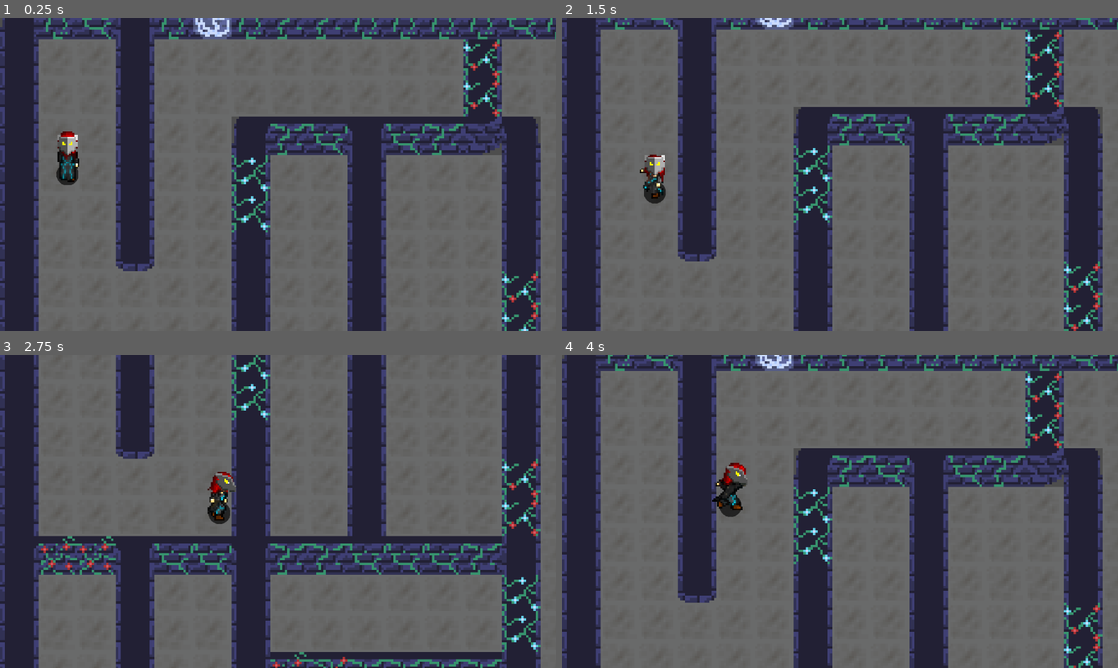
Above: before the commit, frames 1-4 (two rows, left to right).
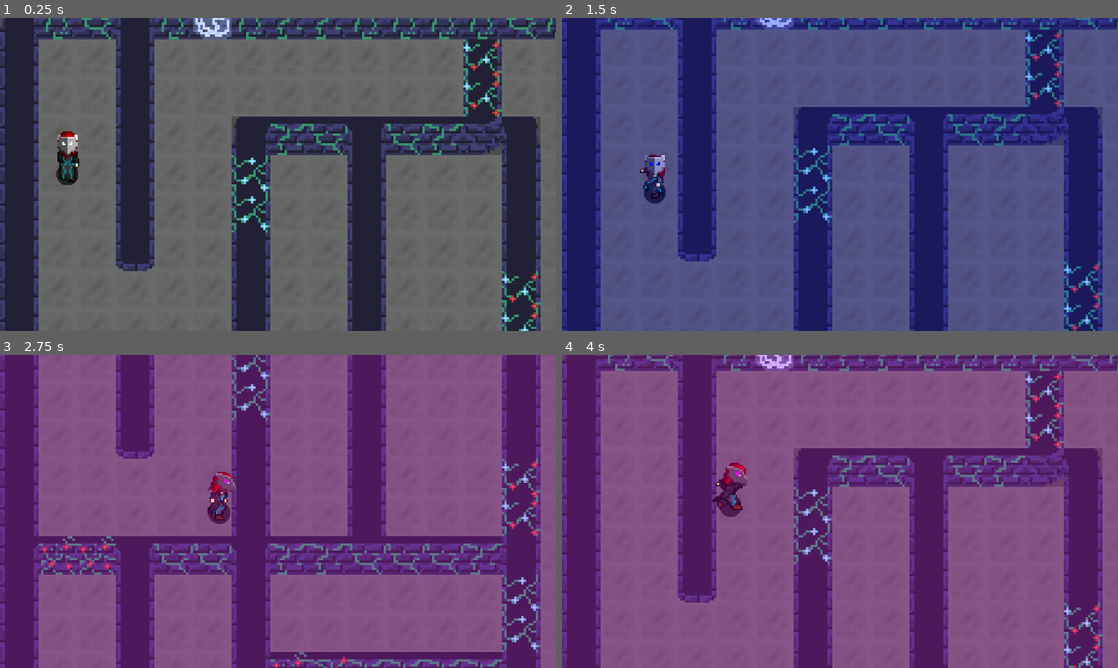
Above: after the commit, the same moments.

Repository: tulltoll/Maze-Runner
Game: Godot game, scene res://Scenes/mainscene.tscn
Two runs of this game, one before a commit and one after it. Both use one fixed random seed, a clock stepped at 60 frames per second and the inputs below.
Inputs:
- Up to frame 1 (0.25 s): no input
- Up to frame 2 (1.5 s): tap Enter at 0.5 s; hold D (Player_right) 0.53-1.28 s; tap 2 (blue_mask) at 0.6 s; tap 1 (red_mask) at 0.8, 1.35 s; hold S (Player_down) from 1.28 s (still down)
- Up to frame 3 (2.75 s): tap 2 (blue_mask) at 1.55, 2.1 s; release S (Player_down) at 2.03 s; hold D (Player_right) from 2.03 s (still down); tap 1 (red_mask) at 2.3 s
- Up to frame 4 (4 s): release D (Player_right) at 2.78 s; hold W (Player_up) 2.78-3.53 s; tap 1 (red_mask) at 2.85, 3.8 s; tap 2 (blue_mask) at 3.05, 3.6 s; hold A (Player_left) from 3.53 s (still down)

The runs differ from the first frame. In frame 1, less than 0.1% of the frame differs, in the area x 11-13%, y 39-41%; in frame 2, 100%; in frame 3, 100%, in the area x 0-100%, y 0-100%; in frame 4, 100%.

Commit message:
Fungerende filter og øyefarge skifte
Nå endrer øynene i masken og skjermen farge når man endrer maske

Diff:
--- a/maze-runner/Scenes/ui.tscn
+++ b/maze-runner/Scenes/ui.tscn
@@ -2,7 +2,9 @@
 
 [ext_resource type="Script" uid="uid://bic3abrm3stad" path="res://Scripts/UI.gd" id="1_jxero"]
 
-[node name="UI" type="Control" unique_id=427984612]
+[node name="CanvasLayer" type="CanvasLayer" unique_id=1725526607]
+
+[node name="UI" type="Control" parent="." unique_id=427984612]
 z_index = 2
 layout_mode = 3
 anchors_preset = 15
@@ -12,11 +14,11 @@
 grow_vertical = 2
 script = ExtResource("1_jxero")
 
-[node name="ColorRect" type="ColorRect" parent="." unique_id=1908736646]
+[node name="ColorRect" type="ColorRect" parent="UI" unique_id=1908736646]
 layout_mode = 1
 anchors_preset = 15
 anchor_right = 1.0
 anchor_bottom = 1.0
 grow_horizontal = 2
 grow_vertical = 2
-color = Color(1, 1, 1, 0)
+color = Color(0, 1, 1, 0)
--- a/maze-runner/Scripts/UI.gd
+++ b/maze-runner/Scripts/UI.gd
@@ -6,7 +6,7 @@
 	SignalBus.mask_change.connect(Change_Signal)
 
 func Change_Signal():
-	print("test3")
+	print(SignalBus.red_mask_on, SignalBus.blue_mask_on)
 	if !SignalBus.red_mask_on and SignalBus.blue_mask_on:
 		print("test")
 		color_filter.color = Color(0,0,1,0.2)
@@ -15,6 +15,6 @@
 	elif SignalBus.red_mask_on and SignalBus.blue_mask_on:
 			color_filter.color = Color(1,0,1,0.2)
 	else:
-		color_filter.modulate = Color(0,0,0,0)
+		color_filter.color = Color(0,0,0,0)
 		print("test1")
 	print(color_filter.color)
--- a/maze-runner/Scripts/player.gd
+++ b/maze-runner/Scripts/player.gd
@@ -153,12 +153,17 @@
 			player_sprite.flip_h = false
 			player_animation.current_animation = player_animation_type_string + "_up"
 	#endring av maske
-	if Input.is_action_just_pressed("blue_mask"):
+	if Input.is_action_just_pressed("blue_mask") and !Input.is_action_just_pressed("red_mask"):
 		blue_mask_is_on = !blue_mask_is_on
 		print("blue", red_mask_is_on)
 		Change_Collision()
-	if Input.is_action_just_pressed("red_mask"):
+	elif Input.is_action_just_pressed("red_mask") and !Input.is_action_just_pressed("blue_mask"):
 		red_mask_is_on = !red_mask_is_on
+		print("red", red_mask_is_on)
+		Change_Collision()
+	elif Input.is_action_just_pressed("red_mask") and Input.is_action_just_pressed("blue_mask"):
+		red_mask_is_on = !red_mask_is_on
+		blue_mask_is_on = !blue_mask_is_on
 		print("red", red_mask_is_on)
 		Change_Collision()
 
@@ -168,12 +173,16 @@
 	SignalBus.mask_change.emit()
 	if !blue_mask_is_on and !red_mask_is_on:
 		set_collision_mask_value(collision_variants["white"], false)
+		mask_eye_color.modulate = Color(1,1,1)
 	elif blue_mask_is_on and !red_mask_is_on:
 		set_collision_mask_value(collision_variants["blue"], false)
+		mask_eye_color.modulate = Color(0,0,1)
 	elif red_mask_is_on and !blue_mask_is_on:
 		set_collision_mask_value(collision_variants["red"], false)
+		mask_eye_color.modulate = Color(1,0,0)
 	elif red_mask_is_on and blue_mask_is_on:
 		set_collision_mask_value(collision_variants["purple"], false)
+		mask_eye_color.modulate = Color(1,0,1)
 	SignalBus.mask_change.emit(blue_mask_is_on, red_mask_is_on)
 	print(collision_mask)
 
--- a/maze-runner/Scripts/signal_bus.gd
+++ b/maze-runner/Scripts/signal_bus.gd
@@ -6,7 +6,10 @@
 var red_mask_on = false
 
 func _process(delta: float) -> void:
-	if Input.is_action_just_pressed("blue_mask"):
+	if Input.is_action_just_pressed("blue_mask") and !Input.is_action_just_pressed("red_mask"):
 		blue_mask_on = !blue_mask_on
-	if Input.is_action_just_pressed("red_mask"):
+	elif Input.is_action_just_pressed("red_mask") and !Input.is_action_just_pressed("blue_mask"):
 		red_mask_on = !red_mask_on
+	elif Input.is_action_just_pressed("red_mask") and Input.is_action_just_pressed("blue_mask"):
+		red_mask_on = !red_mask_on
+		blue_mask_on = !blue_mask_on
